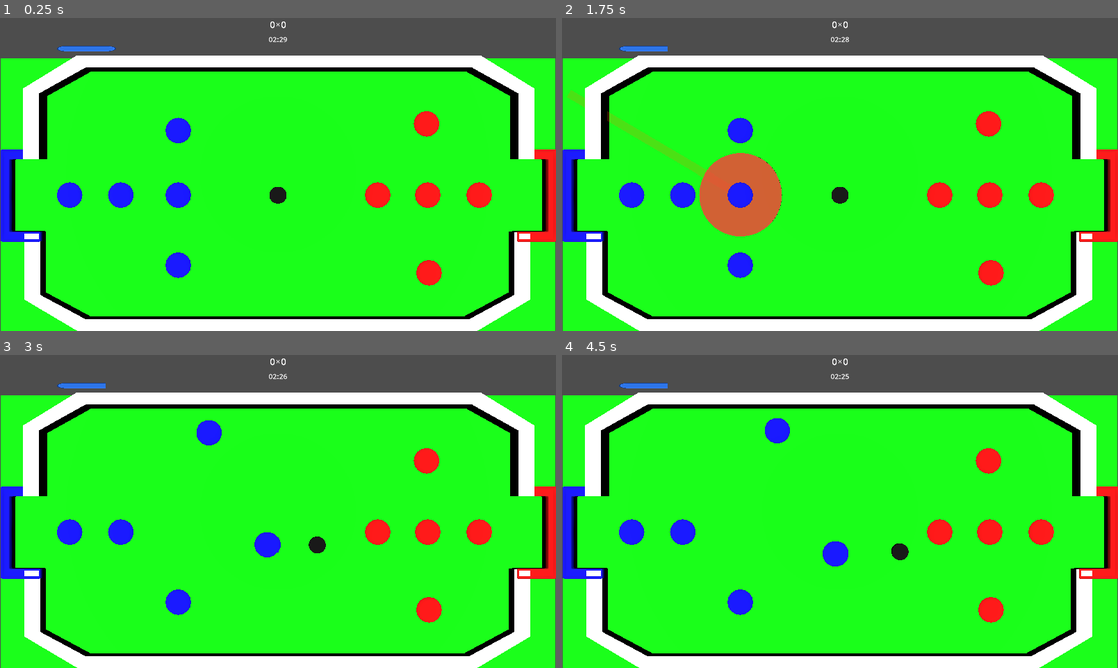
Above: before the commit, frames 1-4 (two rows, left to right).
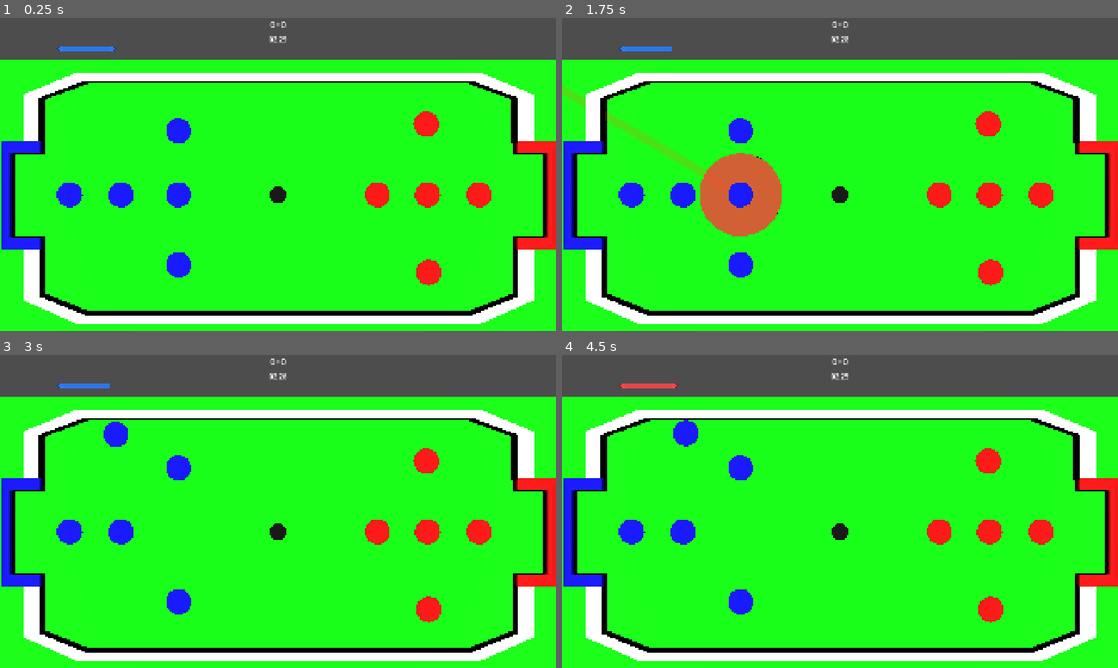
Above: after the commit, the same moments.

Repository: PelvicPsycho/ultimate-botao
Game: Godot game, scene res://MatchScene.tscn
Same seed, same stepped clock (60 frames per second), same inputs: the game is played once before the commit and once after it.
Inputs (mouse positions are in pixels of both pictures, inside the frame that each line leads up to):
- Up to frame 1 (0.25 s): no input
- Up to frame 2 (1.75 s): tap Enter at 0.5 s; move the mouse to (962, 158) at 0.52 s; tap 1 at 0.6 s; click (962, 158) at 0.67 s; tap Space at 1.25 s; drag from (728, 190) to (812, 237) at 1.27 s
- Up to frame 3 (3 s): move the mouse to (333, 442) at 2.02 s; tap 3 at 2.1 s; click (333, 442) at 2.17 s; drag from (250, 574) to (111, 464) at 2.77 s
- Up to frame 4 (4.5 s): move the mouse to (1006, 558) at 3.52 s; tap 2 at 3.6 s; click (1006, 558) at 3.67 s; tap Enter at 4.25 s; drag from (673, 464) to (756, 433) at 4.27 s

The runs differ from the first frame. In frame 1, 14% of the frame differs, in the area x 0-100%, y 1-100%; in frame 2, 14%; in frame 3, 15%; in frame 4, 15%.

Commit message:
PErfil do joao

Diff:
--- a/Componentes/Ball/ball.tscn
+++ b/Componentes/Ball/ball.tscn
@@ -13,13 +13,12 @@
 
 [sub_resource type="CylinderShape3D" id="CylinderShape3D_d60mj"]
 height = 0.05
-radius = 0.11
+radius = 0.105
 
 [node name="Ball" type="RigidBody3D" unique_id=573001688 groups=["Balls"]]
 axis_lock_linear_y = true
 axis_lock_angular_x = true
 axis_lock_angular_z = true
-mass = 0.5
 physics_material_override = ExtResource("1_yhqis")
 continuous_cd = true
 contact_monitor = true
--- a/Componentes/PlayerV2/Player.tscn
+++ b/Componentes/PlayerV2/Player.tscn
@@ -5,7 +5,7 @@
 
 [sub_resource type="CylinderShape3D" id="CylinderShape3D_e0ky2"]
 height = 0.05
-radius = 0.15478516
+radius = 0.15
 
 [sub_resource type="BoxMesh" id="BoxMesh_e0ky2"]
 
@@ -72,8 +72,9 @@
 linear_damp = 2.0
 angular_damp = 5.0
 script = ExtResource("1_2wsv6")
-multiplicador_comprimento_mira = 0.001
-tamanho_maximo_linha = 3.0
+forca_multiplicador = 0.05
+forca_maxima = 10.0
+tamanho_maximo_linha = 4.0
 
 [node name="CollisionShape3D" type="CollisionShape3D" parent="." unique_id=1160546555]
 transform = Transform3D(1, 0, 0, 0, 1, 0, 0, 0, 1, 0, 0.0057414556, 0)
--- a/Componentes/PlayerV2/PlayerPhysicsMaerial.tres
+++ b/Componentes/PlayerV2/PlayerPhysicsMaerial.tres
@@ -1,4 +1,5 @@
 [gd_resource type="PhysicsMaterial" format=3 uid="uid://46t3u1yh1h7m"]
 
 [resource]
-bounce = 0.37
+rough = true
+bounce = 0.25
--- a/MatchScene.tscn
+++ b/MatchScene.tscn
@@ -79,11 +79,11 @@
 transform = Transform3D(-4.371139e-08, 0, 1, 0, 1, 0, -1, 0, -4.371139e-08, 0, 0, 0)
 
 [node name="GoleiraAway" parent="Pitch" unique_id=654322067 instance=ExtResource("4_wxt6j")]
-transform = Transform3D(1.4424758e-07, 0, 1.1, 0, 1.1, 0, -1.1, 0, 1.4424758e-07, -0.0040875897, 0.1, 3.253981)
+transform = Transform3D(1.4424758e-07, 0, 1.2888446, 0, 1.1, 0, -1.1, 0, 1.6901154e-07, -0.004048709, 0.1, 3.253981)
 team = 1
 
 [node name="GoleiraHome" parent="Pitch" unique_id=1060408711 instance=ExtResource("4_wxt6j")]
-transform = Transform3D(-4.8082534e-08, 0, -1.1, 0, 1.1, 0, 1.1, 0, -4.8082534e-08, -0.0045402576, 0.1, -3.2344832)
+transform = Transform3D(-4.8082534e-08, 0, -1.2888446, 0, 1.1, 0, 1.1, 0, -5.6337196e-08, -0.0045791385, 0.1, -3.2344832)
 
 [node name="MeshInstance3D" type="MeshInstance3D" parent="Pitch" unique_id=274680510]
 material_override = SubResource("StandardMaterial3D_xujo0")
@@ -93,10 +93,10 @@
 shape = SubResource("BoxShape3D_r80oo")
 
 [node name="LateraisBotao" type="Node3D" parent="Pitch" unique_id=551117176]
-transform = Transform3D(-1.3113416e-07, 0, -3, 0, 3, 0, 3, 0, -1.3113416e-07, 0, 0.05, -2)
+transform = Transform3D(-1.3224869e-07, 0, -2.0293088, 0, 3, 0, 3.0254974, 0, -8.8703906e-08, -0.367, 0.061, -2)
 
 [node name="Laterais" type="MeshInstance3D" parent="Pitch/LateraisBotao" unique_id=2042689790]
-transform = Transform3D(1.575, 0, 0, 0, -4.633407e-08, 1, 0, -1.06, -4.371139e-08, -0.42590076, 0, 0.219103)
+transform = Transform3D(1.5750003, 0, 0, 0, -5.2090112e-08, 1, 0, -1.1916828, -4.371139e-08, -0.42590088, 0, 0.21389374)
 mesh = SubResource("ArrayMesh_7uv3y")
 
 [node name="StaticBody3D" type="StaticBody3D" parent="Pitch/LateraisBotao/Laterais" unique_id=1178145358]
@@ -105,7 +105,7 @@
 shape = SubResource("ConcavePolygonShape3D_veq7s")
 
 [node name="LateraisBotao2" type="Node3D" parent="Pitch" unique_id=1453108007]
-transform = Transform3D(3.9340247e-07, 0, 3, 0, 3, 0, -3, 0, 3.9340247e-07, -0.0040875264, 0.1, 1.9998704)
+transform = Transform3D(2.2841871e-07, 0, 2.0293088, 0, 3, 0, -3.0254974, 0, 1.5320856e-07, 0.3421608, 0.061, 2.013)
 
 [node name="Laterais" type="MeshInstance3D" parent="Pitch/LateraisBotao2" unique_id=915231019]
 transform = Transform3D(1.5750002, 4.2632564e-14, 1.6940659e-21, 0, -4.8082526e-08, 0.9940001, 5.684342e-14, -1.1000001, -4.344912e-08, -0.42594254, 0, 0.21757953)
@@ -120,54 +120,44 @@
 
 [node name="Player" parent="HomeTeam" unique_id=792270927 instance=ExtResource("2_a60kw")]
 transform = Transform3D(1, 0, 0, 0, 1, 0, 0, 0, 1, -1.2, 0.131, 0)
-forca_multiplicador = 0.21
 playerInfo = ExtResource("4_xqcg1")
 
 [node name="Player2" parent="HomeTeam" unique_id=1350086234 instance=ExtResource("2_a60kw")]
 transform = Transform3D(1, 0, 0, 0, 1, 0, 0, 0, 1, -1.8932083, 0.131, 0)
-forca_multiplicador = 0.21
 playerInfo = ExtResource("4_xqcg1")
 
 [node name="Player3" parent="HomeTeam" unique_id=1880878002 instance=ExtResource("2_a60kw")]
 transform = Transform3D(1, 0, 0, 0, 1, 0, 0, 0, 1, -1.2, 0.131, -0.77055645)
-forca_multiplicador = 0.21
 playerInfo = ExtResource("4_xqcg1")
 
 [node name="Player4" parent="HomeTeam" unique_id=1741078430 instance=ExtResource("2_a60kw")]
 transform = Transform3D(1, 0, 0, 0, 1, 0, 0, 0, 1, -1.2, 0.131, 0.84449697)
-forca_multiplicador = 0.21
 playerInfo = ExtResource("4_xqcg1")
 
 [node name="Player5" parent="HomeTeam" unique_id=2128014667 instance=ExtResource("2_a60kw")]
 transform = Transform3D(1, 0, 0, 0, 1, 0, 0, 0, 1, -2.5119095, 0.131, 0)
-forca_multiplicador = 0.21
 playerInfo = ExtResource("4_xqcg1")
 
 [node name="AwayTeam" type="Node" parent="." unique_id=1453187810]
 
 [node name="Player2" parent="AwayTeam" unique_id=1384454041 instance=ExtResource("2_a60kw")]
 transform = Transform3D(1, 0, 0, 0, 1, 0, 0, 0, 1, 1.2, 0.131, 0)
-forca_multiplicador = 0.21
 playerInfo = ExtResource("6_rrtur")
 
 [node name="Player3" parent="AwayTeam" unique_id=1579945855 instance=ExtResource("2_a60kw")]
 transform = Transform3D(1, 0, 0, 0, 1, 0, 0, 0, 1, 2.4255567, 0.131, 0)
-forca_multiplicador = 0.21
 playerInfo = ExtResource("6_rrtur")
 
 [node name="Player4" parent="AwayTeam" unique_id=2080314620 instance=ExtResource("2_a60kw")]
 transform = Transform3D(1, 0, 0, 0, 1, 0, 0, 0, 1, 1.8045008, 0.131, 0)
-forca_multiplicador = 0.21
 playerInfo = ExtResource("6_rrtur")
 
 [node name="Player5" parent="AwayTeam" unique_id=1146290176 instance=ExtResource("2_a60kw")]
 transform = Transform3D(1, 0, 0, 0, 1, 0, 0, 0, 1, 1.8188465, 0.131, 0.93689907)
-forca_multiplicador = 0.21
 playerInfo = ExtResource("6_rrtur")
 
 [node name="Player6" parent="AwayTeam" unique_id=1069092750 instance=ExtResource("2_a60kw")]
 transform = Transform3D(1, 0, 0, 0, 1, 0, 0, 0, 1, 1.7895684, 0.131, -0.8517053)
-forca_multiplicador = 0.21
 playerInfo = ExtResource("6_rrtur")
 
 [node name="Ball" parent="." unique_id=573001688 instance=ExtResource("7_rrtur")]
@@ -228,3 +218,4 @@
 
 [node name="MatchTimer" type="Node" parent="." unique_id=750440205]
 script = ExtResource("12_matchtimer")
+tempo_maximo_lance = 15.0
--- a/project.godot
+++ b/project.godot
@@ -28,7 +28,7 @@
 
 window/size/viewport_width=1920
 window/size/viewport_height=1080
-window/stretch/mode="viewport"
+window/stretch/mode="canvas_items"
 
 [global_group]
 
